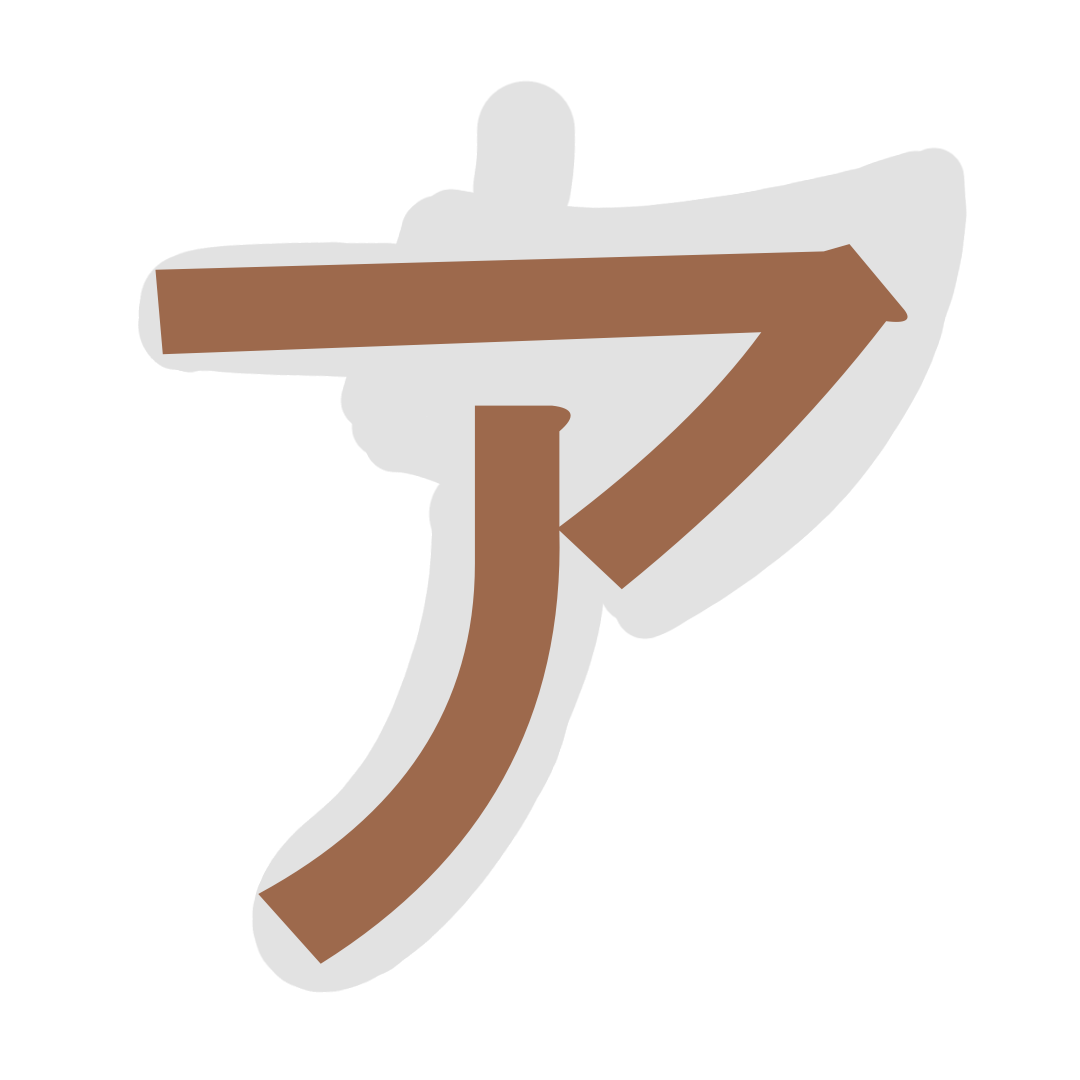
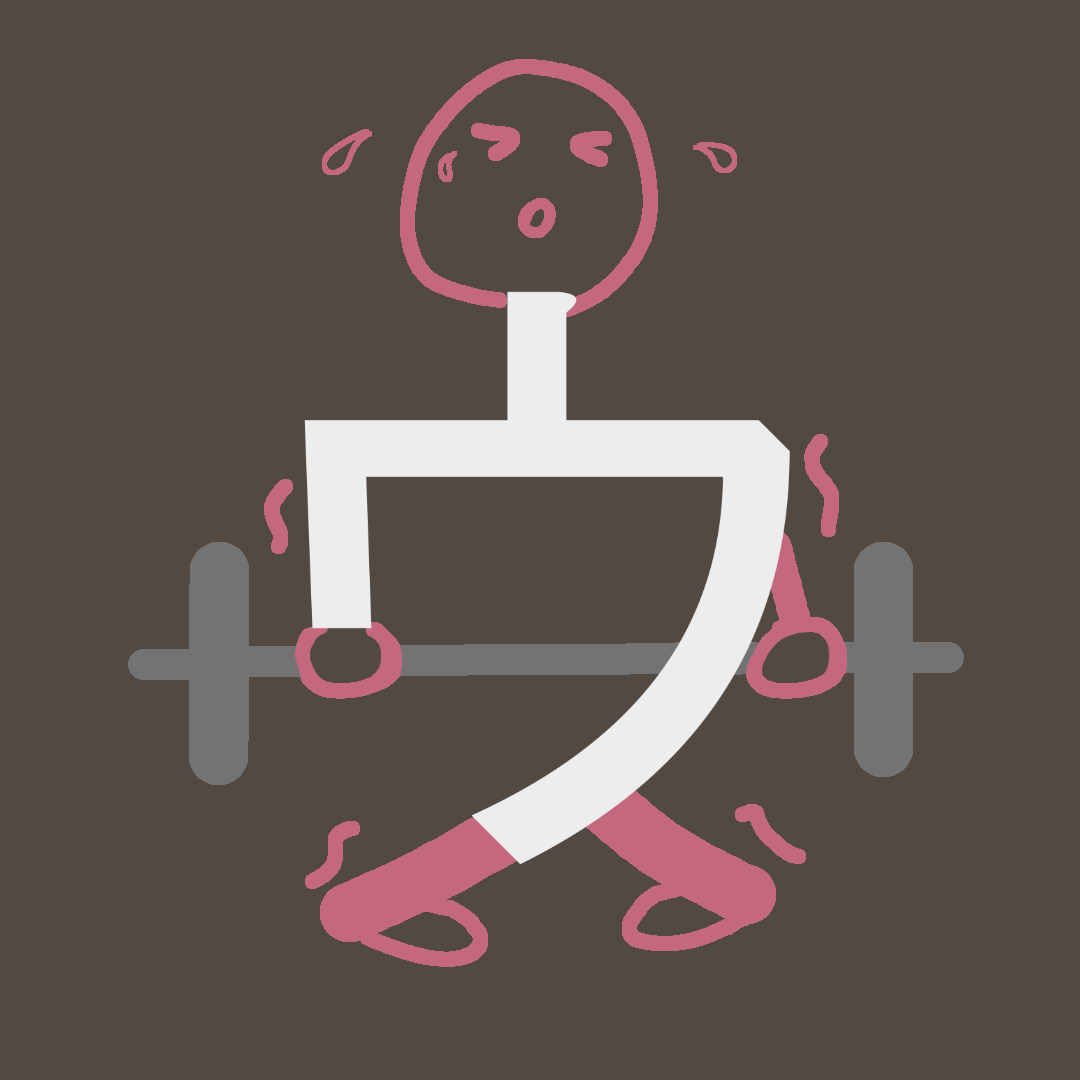
Two versions of the same layered image (1080px x 1080px). Layer-by-layer changes:
hid group "a" (6 layers) over [137, 1, 967, 994]
added group "i kata copy" with 2 layers above "Background copy" over [128, 59, 964, 967]
added layer "ウ" in group "i kata copy" over [304, 291, 790, 865]
added layer "Layer #7" in group "i kata copy" over [128, 59, 964, 967]
showed "Background", painted on it over [0, 0, 1080, 1080]
